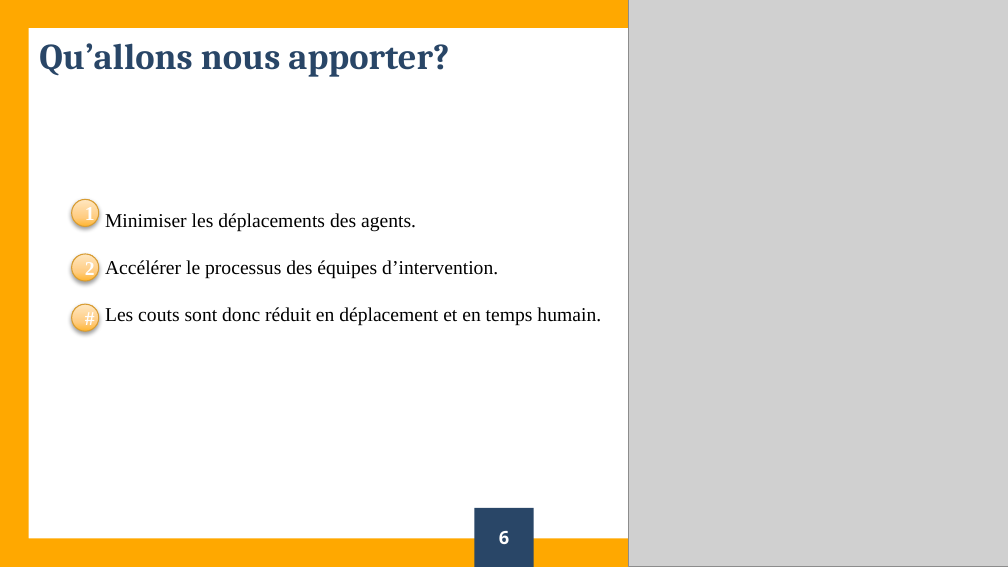
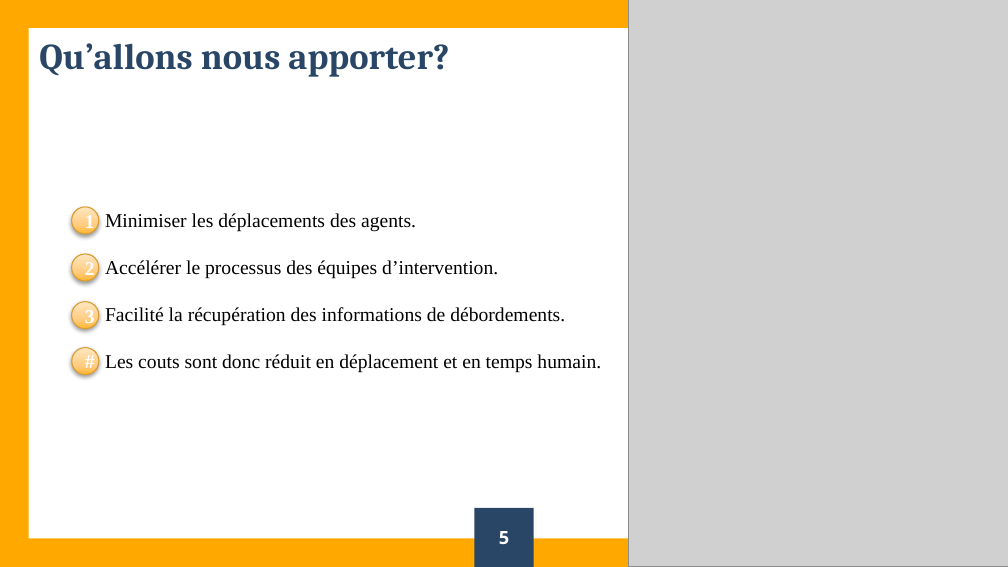
Before and after one commit to Letonade/Hitema-Bachelor-Projet-2018-2019, a slide deck: slide 5 of FichierExterneProjet/Slide-projet-annuel.pptx (slide 6 before the commit). Drawn at 1008x567 pixels with LibreOffice and Linux fonts; fonts in the diff are those of the drawing; grey boxes stand for pictures. Boxes give left, top, right and bottom in pixels: in the first picture for what was removed or moved away, otherwise in the second. Text is boxed around its words. In the diff, an @@ line names an element or a change of style, - is before the commit and + after.

```diff
--- a/FichierExterneProjet/Slide-projet-annuel.pptx
+++ b/FichierExterneProjet/Slide-projet-annuel.pptx
@@ ellipse "1": place and size @@
-ellipse "1" at [72,200,99,227]
+ellipse "1" at [72,207,99,234]
@@ ellipse added at [72,301,99,329], fill gradient #FFB52F to #FFCC81 to #FFE7C1, outline #D79D34 0.75 pt, 14 pt, text #FFFFFF, bold @@
+3
@@ text at [105,307,565,326]: paragraph added @@
+Facilité la récupération des informations de débordements.
@@ ellipse "#": place and size @@
-ellipse "#" at [72,304,99,332]
+ellipse "#" at [72,348,99,375]
@@ page number at [499,531,509,544]: text changed @@
-6
+5
```
Also in this commit, not shown: 2 other slides changed, 1 other file.
